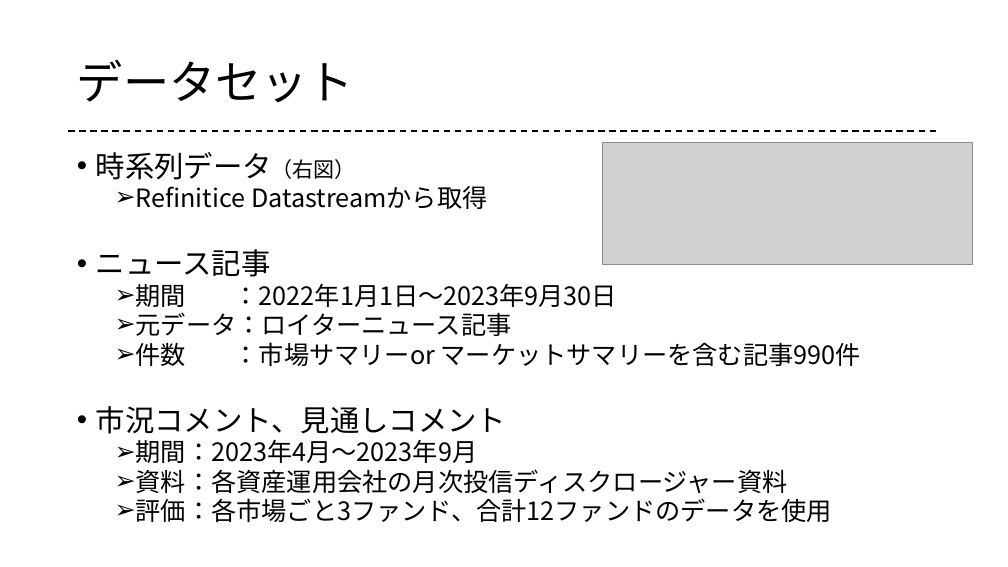
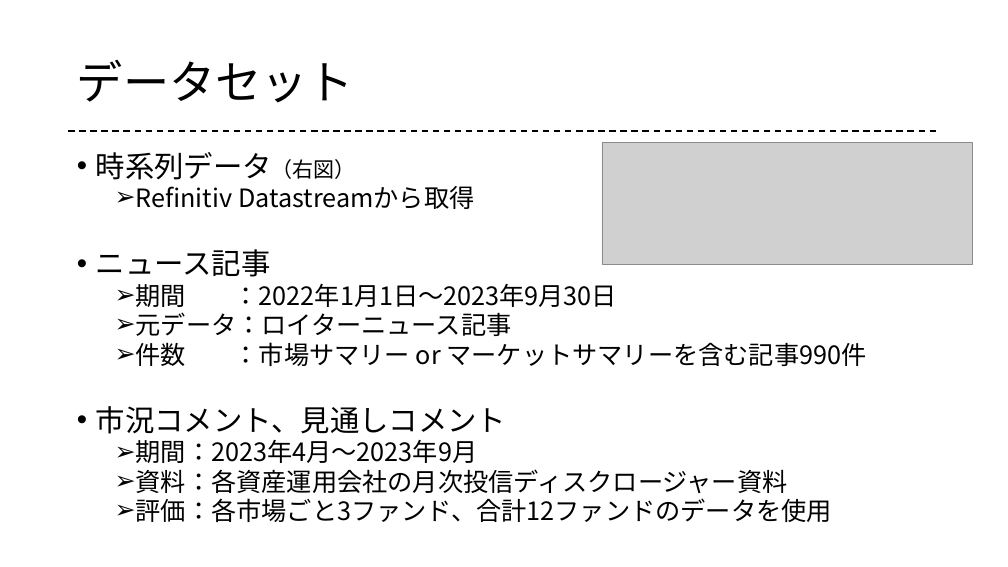
Before and after one commit to gakky0315/-, a slide deck: slide 15 of 技術調査.pptx. Drawn at 1008x567 pixels with LibreOffice and Linux fonts; fonts in the diff are those of the drawing; grey boxes stand for pictures. Boxes give left, top, right and bottom in pixels: in the first picture for what was removed or moved away, otherwise in the second. Text is boxed around its words. In the diff, an @@ line names an element or a change of style, - is before the commit and + after.

```diff
--- a/技術調査.pptx
+++ b/技術調査.pptx
@@ text at box(136, 186, 474, 209): text changed @@
-  ➢ Refinitice Datastreamから取得
+  ➢ Refinitiv Datastreamから取得
@@ text at box(136, 342, 866, 366): spaces changed @@
-  ➢ 件数 ：市場サマリーor マーケットサマリーを含む記事990件
+  ➢ 件数 ：市場サマリー or マーケットサマリーを含む記事990件
```
Also in this commit, not shown: 10 other slides changed, 1 slide added, 1 other file.
